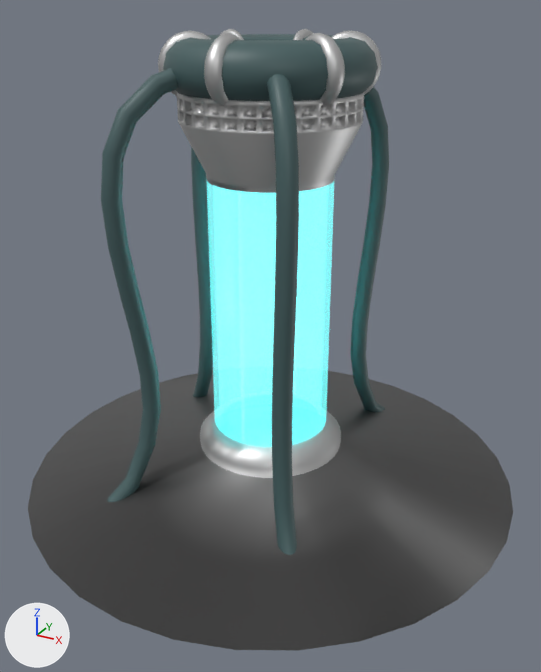
The Blender file Assets/Models/pod.blend: old version first, new version second.
One viewpoint serves both versions: a camera (50 mm lens) standing at (5.68, -10.32, 5.89) and looking at (0.18, -0.33, 0.9). Arrows for +X, +Y and +Z are at lower left; the lights stay in place.

Objects in the first picture: 'Door', 'Pod'.
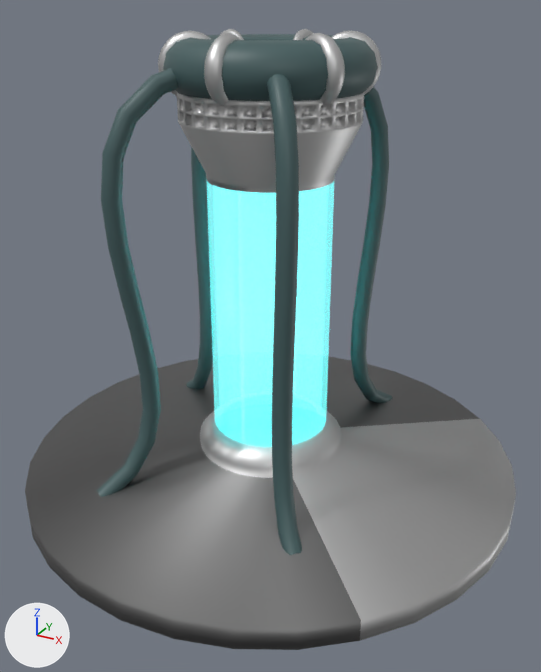
Location of each change, (x1, y1, x2, y2) in pixels of the pictures (541 x 672 px; the box of a moved part takes in the faces that stretch with it):
'Pod', reshaped: before (28, 29, 513, 651); after (25, 29, 516, 650)
part 1 of me_beziercurve_009, moved or reshaped: before (28, 315, 477, 651); after (25, 315, 516, 650)
part 2 of me_beziercurve_009, recoloured: before (292, 428, 513, 641); after (293, 419, 515, 620)

The change, as a diff of the scene's bpy script:
```diff
--- a/Assets/Models/pod.blend.py
+++ b/Assets/Models/pod.blend.py
@@ me_beziercurve_009 @@
 # used by ob_pod; location = (0.63, -1.09, 7.74); rotation_euler = (-1.571, 0.0, -7.108), in degrees (-90, 0, 313)
-me_beziercurve_009.from_pydata(...)  # 7330 vertices, 7142 faces; spans x -5.54..3.09, y 2.17..9.83, z -4.04..4.59
+me_beziercurve_009.from_pydata(...)  # 7362 vertices, 7174 faces; spans x -5.54..3.09, y 2.17..9.68, z -4.04..4.59
+# me_beziercurve_009 part 1: 704 vertices moved from x -5.54..3.09, y 8.03..9.83, z -4.04..4.59 to x -5.54..3.09, y 8.0..9.47, z -4.04..4.59; 32 vertices added at x -5.54..3.09, y 9.68, z -4.04..4.59
+# me_beziercurve_009 part 2: 8 faces spanning x -1.4..3.09, y 9.03..9.33, z 0.33..4.59 switch from mat_metaldark (grey #818181) to mat_metal (light grey #d4d4d4)
 me_beziercurve_009.materials.append(mat_pipes)
```
